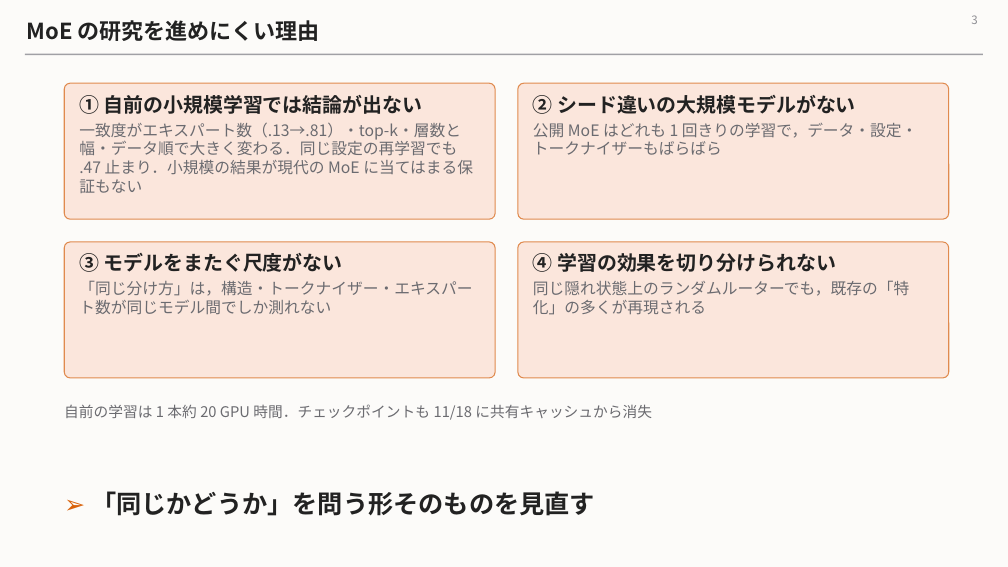
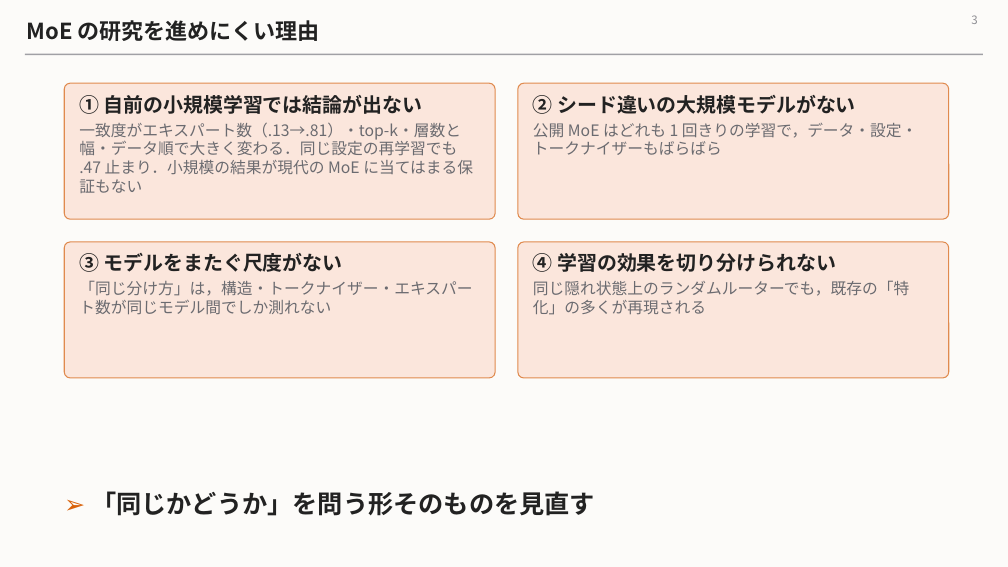
Before and after one commit to Nhckdvrl/ssn-group-papaer, a slide deck: slide 3 of workbench/mechanism-population-dynamics/zemi_2026-11.pptx. Drawn at 1008x567 pixels with LibreOffice and Linux fonts; fonts in the diff are those of the drawing. Boxes give left, top, right and bottom in pixels: in the first picture for what was removed or moved away, otherwise in the second. Text is boxed around its words. In the diff, an @@ line names an element or a change of style, - is before the commit and + after.

```diff
--- a/workbench/mechanism-population-dynamics/zemi_2026-11.pptx
+++ b/workbench/mechanism-population-dynamics/zemi_2026-11.pptx
@@ text removed at (64, 404, 652, 420) @@
-自前の学習は 1 本約 20 GPU 時間．チェックポイントも 11/18 に共有キャッシュから消失
```
Also in this commit, not shown: 1 other slide changed.
